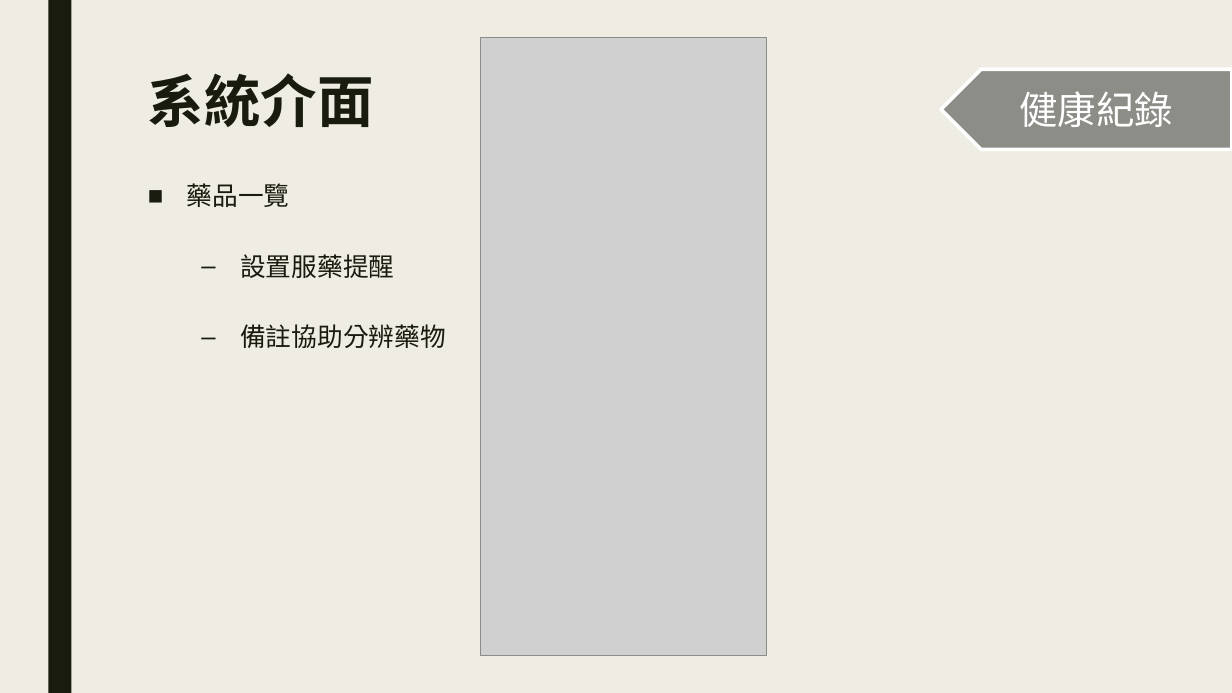
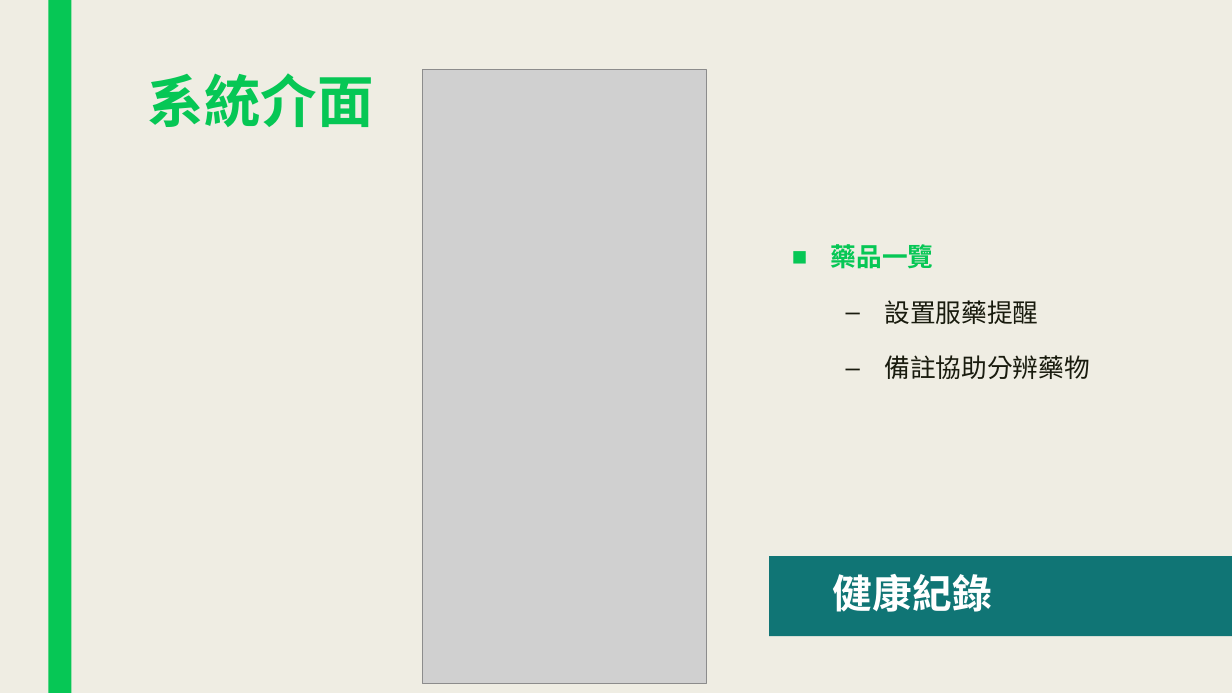
Before and after one commit to plum0411/e-commerce, a slide deck: slide 19 of LINE在電商領域能提出之新功能.pptx (slide 15 before the commit). Drawn at 1232x693 pixels with LibreOffice and Linux fonts; fonts in the diff are those of the drawing; grey boxes stand for pictures. Boxes give left, top, right and bottom in pixels: in the first picture for what was removed or moved away, otherwise in the second. Text is boxed around its words. In the diff, an @@ line names an element or a change of style, - is before the commit and + after.

```diff
--- a/LINE在電商領域能提出之新功能.pptx
+++ b/LINE在電商領域能提出之新功能.pptx
@@ rectangle at (x1=48, y1=0, x2=71, y2=693): fill #191B0E to #06C755 @@
@@ title "系統介面" at (x1=148, y1=73, x2=374, y2=127): text colour #191B0E to #06C755 @@
@@ picture moved from (x1=481, y1=37, x2=766, y2=655) to (x1=422, y1=69, x2=706, y2=684) @@
@@ text "藥品一覽" moved from (x1=187, y1=183, x2=446, y2=348) to (x1=831, y1=244, x2=1090, y2=379) @@
@@ text "藥品一覽" at (x1=831, y1=244, x2=1090, y2=379): font Roboto to Noto Sans CJK SC; text colour #191B0E to #06C755, bold on in "藥品一覽"; line spacing 2 to 0.94; line spacing 2 to 1.5 @@
@@ rectangle "健康紀錄" resized from (x1=941, y1=69, x2=1232, y2=150) to (x1=770, y1=556, x2=1232, y2=637) @@
@@ rectangle "健康紀錄" at (x1=770, y1=556, x2=1232, y2=637): size 30 to 31 pt, bold on; alignment centre to left; line spacing 1 to 0.9; more space between paragraphs; pentagon arrow to rectangle; fill #8C8D86 to #107575; outline #FFFFFF 2.75 pt to none; mirrored @@
```
Also in this commit, not shown: 22 other slides changed, 5 slides added, 2 other files.
